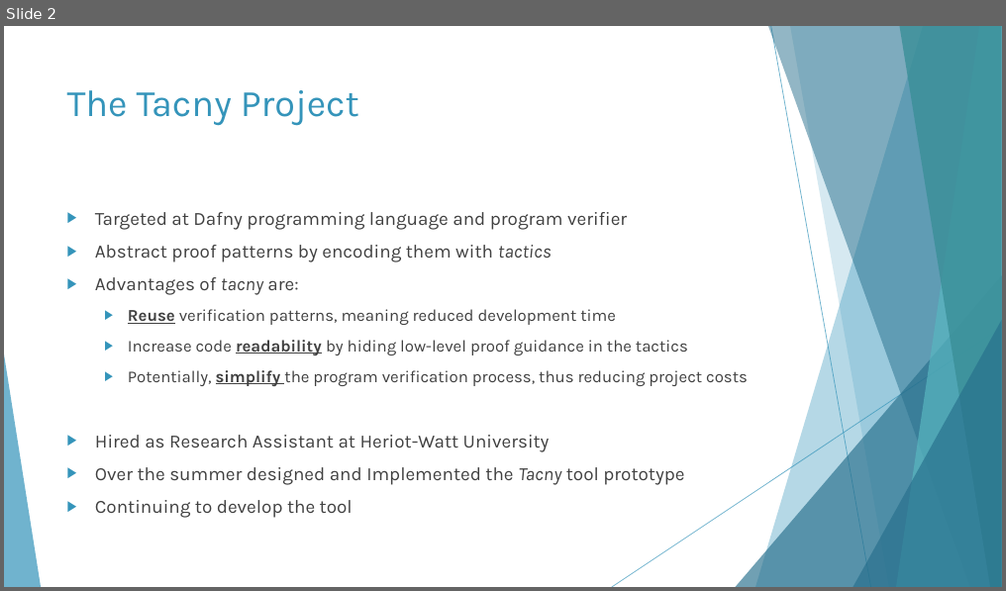
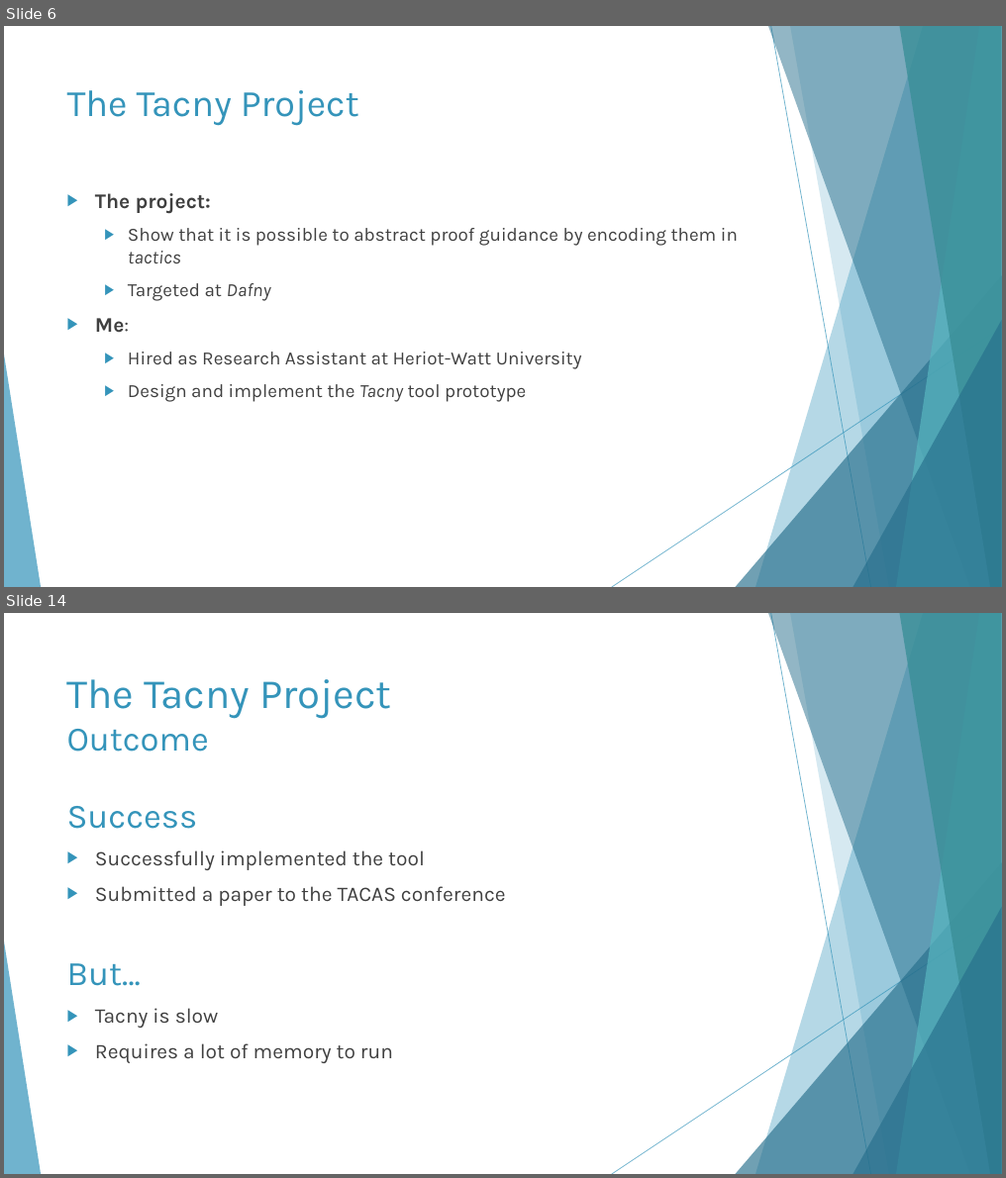
Before and after one commit to Tapanito/industrial, a slide deck: Portfolio Task D.pptx. Shown one above the other, each under a label of ours: slide 2 before the commit, slides 6 and 14 after it; the slides between them are not shown. The pictures are 1006x591 and 1006x1178 pixels, drawn with LibreOffice and Linux fonts; fonts in the diff are those of the drawing. Boxes give left, top, right and bottom in pixels: in the first picture for what was removed or moved away, otherwise in the second. Text is boxed around its words. In the diff, an @@ line names an element or a change of style, - is before the commit and + after.

```diff
--- a/Portfolio Task D.pptx
+++ b/Portfolio Task D.pptx
@@ slide 14 added at [4, 613, 1002, 1174], background #FFFFFF; not listed: 10 template elements that a slide beside it also shows @@
@@ title added at [67, 679, 391, 752], 40 pt, text #3494BA @@
+The Tacny Project
+Outcome
@@ text added at [67, 806, 506, 1063], 20 pt, text #404040 @@
+Success
+▶ Successfully implemented the tool
+▶ Submitted a paper to the TACAS conference
+But…
+▶ Tacny is slow
+▶ Requires a lot of memory to run
@@ what was slide 2 is now slide 6 @@
@@ slide 6 changed as well @@
@@ text "The project:": place and size @@
-text "The project:" at [95, 212, 747, 518]
+text "The project:" at [95, 193, 738, 402]
@@ text at [95, 193, 738, 333]: text changed; size 16 to 18 pt @@
-▶ Targeted at Dafny programming language and program verifier
-▶ Abstract proof patterns by encoding them with tactics
-▶ Advantages of tacny are:
-  ▶ Reuse verification patterns, meaning reduced development time
-  ▶ Increase code readability by hiding low-level proof guidance in the tactics
-  ▶ Potentially, simplify the program verification process, thus reducing project costs
+▶ The project:
+  ▶ Show that it is possible to abstract proof guidance by encoding them in tactics
+  ▶ Targeted at Dafny
+▶ Me:
@@ text at [128, 352, 582, 370]: list level 1 to 2 in "Hired as Research Assistant at ..." @@
@@ text at [128, 384, 526, 402]: text changed @@
-▶ Over the summer designed and Implemented the Tacny tool prototype
-▶ Continuing to develop the tool
+  ▶ Design and implement the Tacny tool prototype
```
Also in this commit, not shown: 1 other slide changed, 11 other slides added, 1 slide removed, 2 other files.
